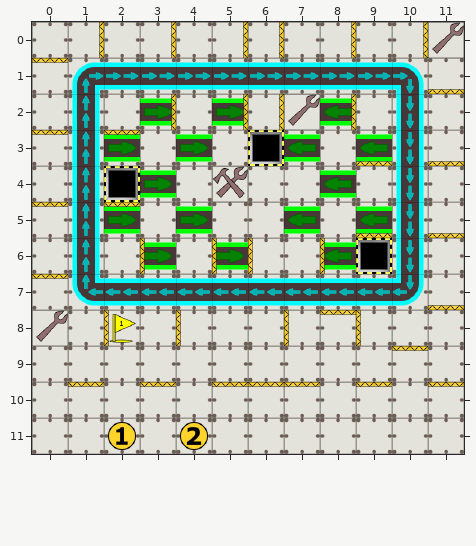
Tiled map (JSON), stored at maps/test_winner.json. This is how it looked before the edit.
Cells are 64x64 px. Shown: x 0..11, y 0..11.
And afterwards:
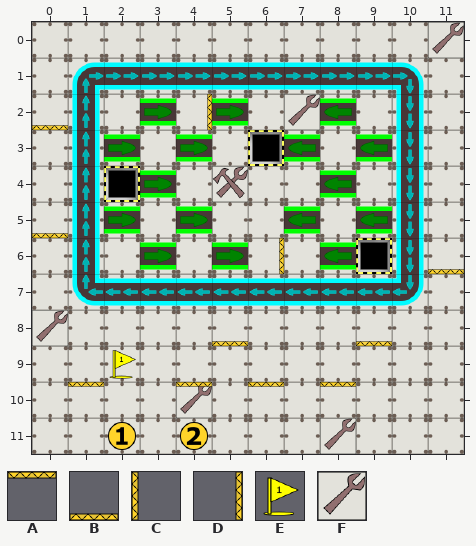
Key: from "test": A 12 "wall", B 12 turned 180 "wall", C 12 turned 270 "wall", D 12 turned 90 "wall", E 29 "flag", F 37 "repair".
_ is an empty cell.
Tiles of an added or newly shown layer are drawn over the layers below it.
What changed:
Layer "layer 2":
y 0: x 1 D -> _; x 3 D -> _; x 5..6 DD -> __; x 8 D -> _; x 10 D -> _
y 1: x 0 A -> _; x 11 B -> _
y 3: x 0 A -> _; x 11 B -> _
y 5: x 0 A -> _; x 11 B -> _
y 7: x 0 A -> _; x 11 B -> _
y 8: x 2 E -> _
y 10: x 4 _ -> F
y 11: x 8 _ -> F
Layer "layer 3" (removed):
y 2: x 3 D -> _; x 5..6 DD -> __; x 8 D -> _
y 3: x 2 A -> _; x 9 B -> _
y 5: x 2 A -> _; x 9 B -> _
y 6: x 3 C -> _; x 5..6 CC -> __; x 8 C -> _
y 8: x 2 C -> _; x 4 C -> _; x 7..9 CAC -> ___
y 9: x 10 A -> _
y 10: x 3 A -> _; x 5 A -> _; x 7 A -> _; x 9 A -> _; x 11 A -> _
Layer "Vrstva dlaždic 4" (added):
y 2: x 0 _ -> B; x 4 _ -> D
y 5: x 0 _ -> B
y 6: x 6 _ -> D; x 11 _ -> B
y 8: x 5 _ -> B; x 9 _ -> B
y 10: x 4 _ -> A; x 8 _ -> A
Layer "Vrstva dlaždic 3" (added):
y 9: x 2 _ -> E
